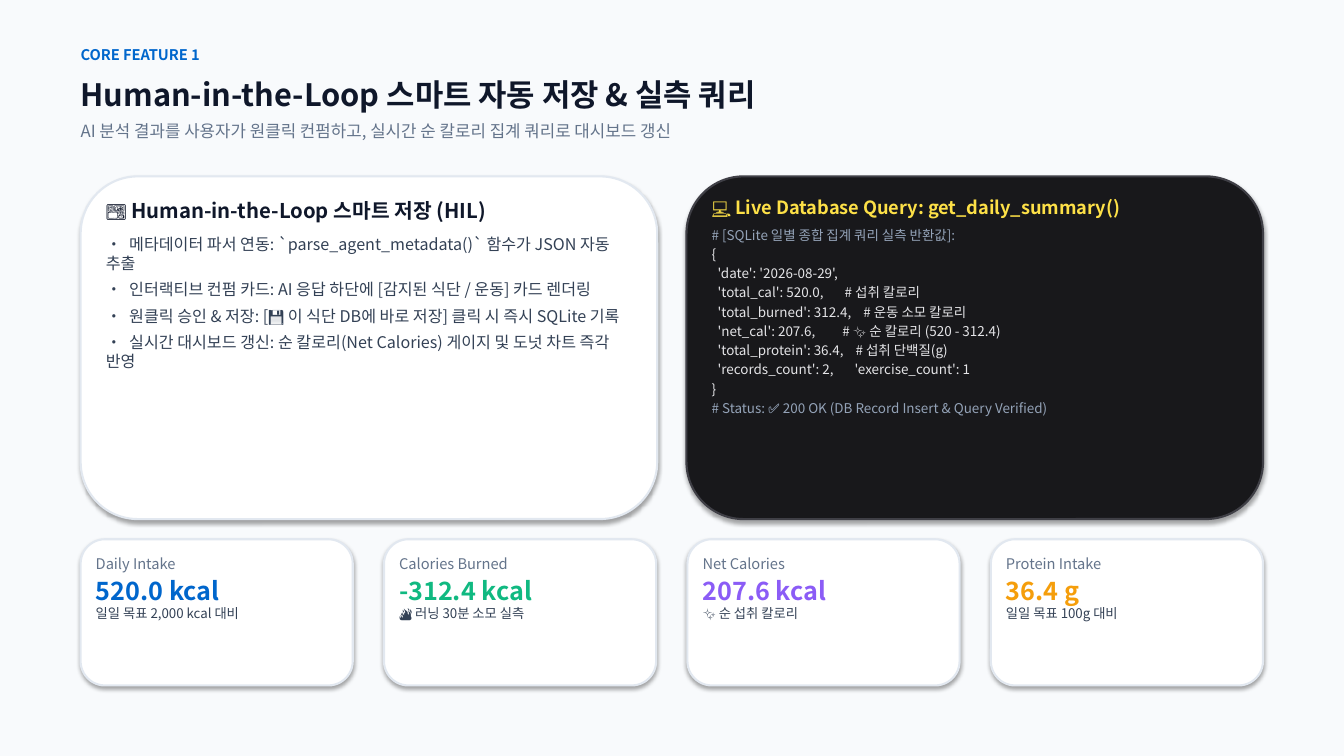
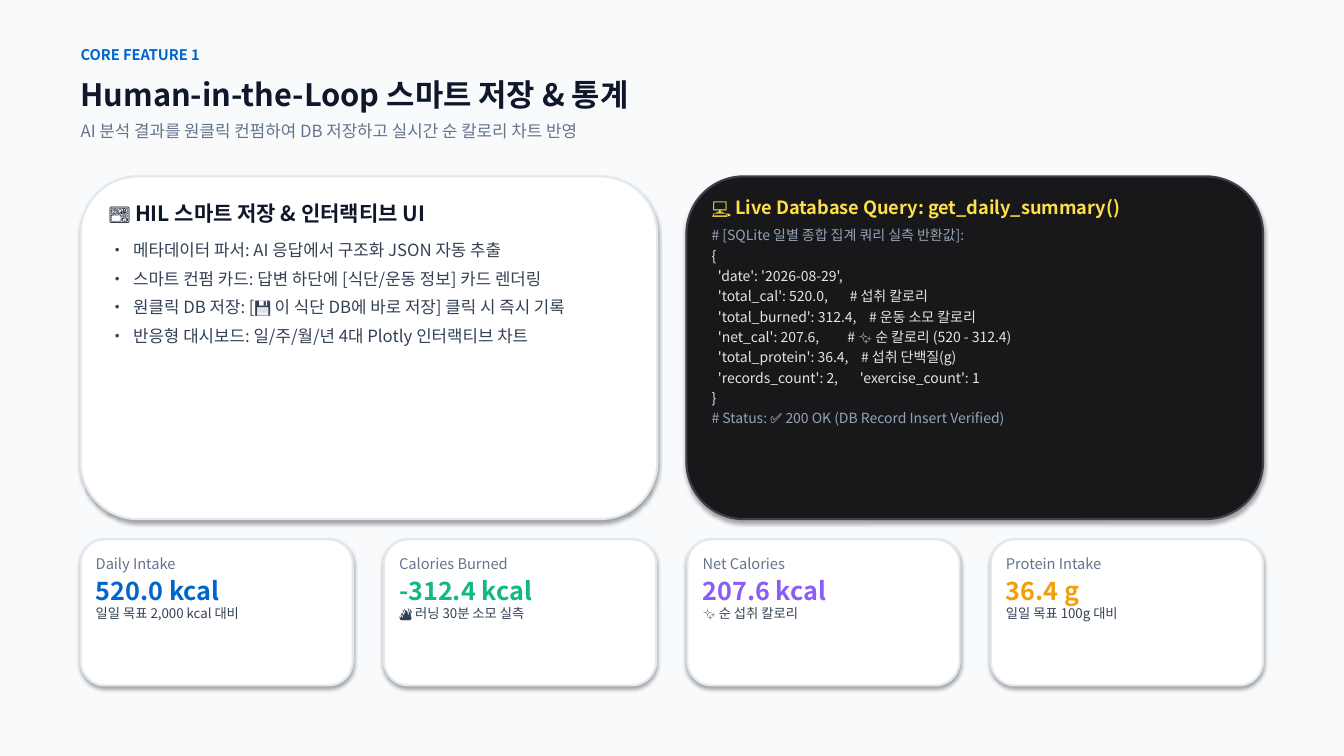
Before and after one commit to rye6837-web/impossible_to_get_lost_my_weight, a slide deck: slide 12 of AI_Diet_Coach_Presentation.pptx. Drawn at 1344x756 pixels with LibreOffice and Linux fonts; fonts in the diff are those of the drawing. Boxes give left, top, right and bottom in pixels: in the first picture for what was removed or moved away, otherwise in the second. Text is boxed around its words. In the diff, an @@ line names an element or a change of style, - is before the commit and + after.

Commit message:
docs: Condense slide text by ~35% for clean, Apple-inspired readability across all 15 slides

```diff
--- a/AI_Diet_Coach_Presentation.pptx
+++ b/AI_Diet_Coach_Presentation.pptx
@@ text at <box>81,80,629,113</box>: text changed @@
-Human-in-the-Loop 스마트 자동 저장 & 실측 쿼리
+Human-in-the-Loop 스마트 저장 & 통계
@@ text at <box>81,123,577,139</box>: text changed @@
-AI 분석 결과를 사용자가 원클릭 컨펌하고, 실시간 순 칼로리 집계 쿼리로 대시보드 갱신
+AI 분석 결과를 원클릭 컨펌하여 DB 저장하고 실시간 순 칼로리 차트 반영
@@ text at <box>133,203,565,346</box>: text changed; size 11.5 to 12 pt @@
-🍱 Human-in-the-Loop 스마트 저장 (HIL)
-• 메타데이터 파서 연동: `parse_agent_metadata()` 함수가 JSON 자동 추출
-• 인터랙티브 컨펌 카드: AI 응답 하단에 [감지된 식단 / 운동] 카드 렌더링
-• 원클릭 승인 & 저장: [💾 이 식단 DB에 바로 저장] 클릭 시 즉시 SQLite 기록
-• 실시간 대시보드 갱신: 순 칼로리(Net Calories) 게이지 및 도넛 차트 즉각 반영
+🍱 HIL 스마트 저장 & 인터랙티브 UI
+• 메타데이터 파서: AI 응답에서 구조화 JSON 자동 추출
+• 스마트 컨펌 카드: 답변 하단에 [식단/운동 정보] 카드 렌더링
+• 원클릭 DB 저장: [💾 이 식단 DB에 바로 저장] 클릭 시 즉시 기록
+• 반응형 대시보드: 일/주/월/년 4대 Plotly 인터랙티브 차트
@@ text at <box>718,228,1012,386</box>: size 9.6 to 10 pt in "# [SQLite 일별 종합 집계 쿼리 실측 ...", "{", "'date': '2026-08-29',", "'total_cal': 520.0, # 섭취 칼로리" and 5 more places @@
@@ text at <box>722,411,1004,426</box>: text changed; size 9.6 to 10 pt @@
-# Status: ✅ 200 OK (DB Record Insert & Query Verified)
+# Status: ✅ 200 OK (DB Record Insert Verified)
```
Also in this commit, not shown: 14 other slides changed, 1 other file.
